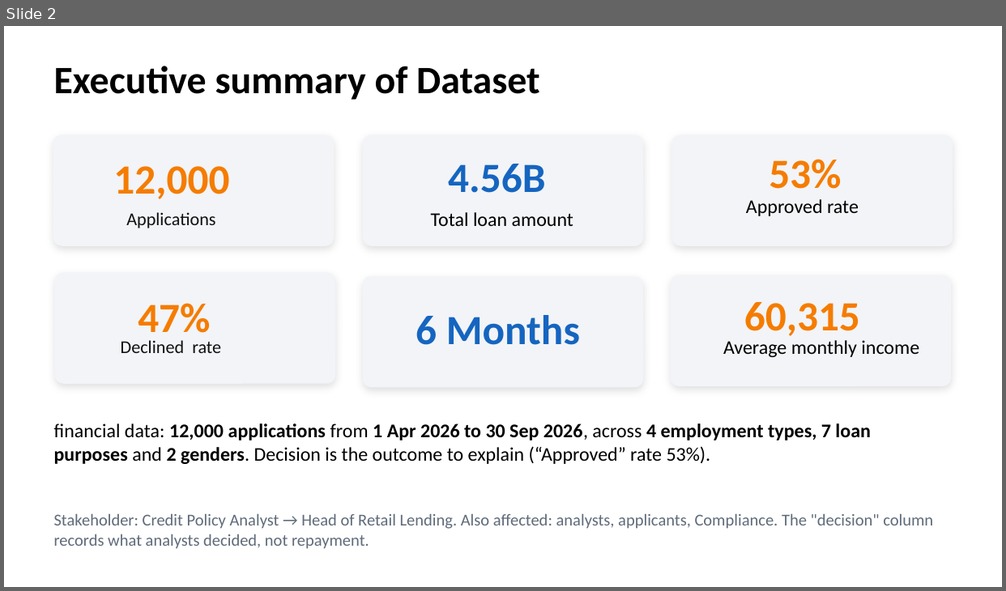
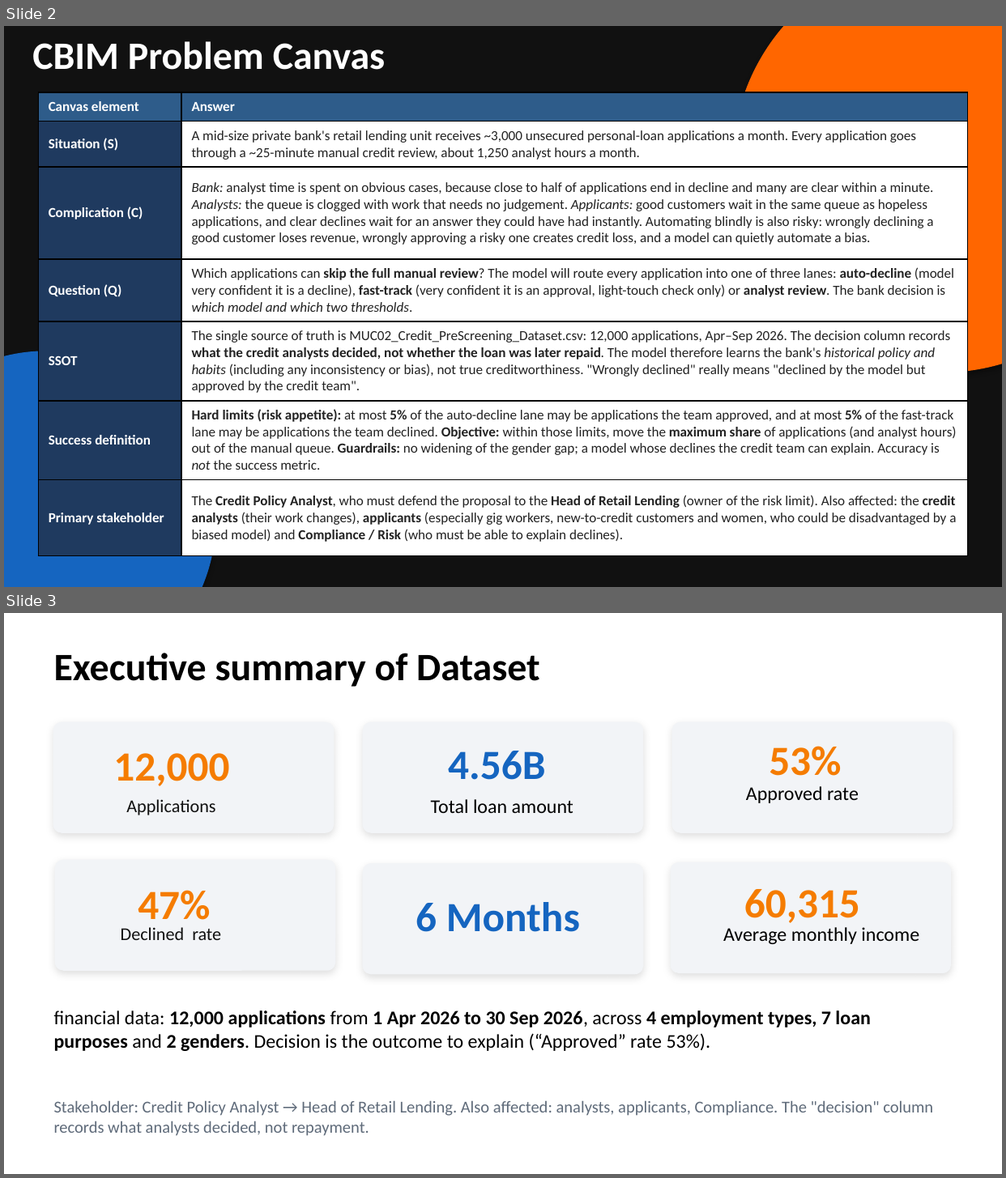
Before and after one commit to Vigneshbabu4/MUC02-Credit-Pre-Screening-Engine, a slide deck: Vigneshbabu_Credit_MUC02.pptx. Shown one above the other, each under a label of ours: slide 2 before the commit, slides 2 and 3 after it. The pictures are 1006x591 and 1006x1178 pixels, drawn with LibreOffice and Linux fonts; fonts in the diff are those of the drawing. Boxes give left, top, right and bottom in pixels: in the first picture for what was removed or moved away, otherwise in the second. Text is boxed around its words. In the diff, an @@ line names an element or a change of style, - is before the commit and + after.

```diff
--- a/Vigneshbabu_Credit_MUC02.pptx
+++ b/Vigneshbabu_Credit_MUC02.pptx
@@ slide 2 added at [4,26,1002,587], background #111111 @@
@@ text added at [32,41,386,70], 28 pt, text #FFFFFF, bold @@
+CBIM Problem Canvas
@@ ellipse added at [732,26,1002,373], fill #FF6600 @@
@@ table added at [38,93,967,554], 7 rows, 2 columns @@
+Canvas element | Answer
+Situation (S) | A mid-size private bank's retail lending unit receives ~3,000 unsecured personal-loan applications a month. Every application goes through a ~25-minute manual credit review, about 1,250 analyst hours a month.
+Complication (C) | Bank: analyst time is spent on obvious cases, because close to half of applications end in decline and many are clear within a minute. Analysts: the queue is clogged with work that needs no judgement. Applicants: good customers wait in the same queue as hopeless applications, and clear declines wait for an answer they could have had instantly. Automating blindly is also risky: wrongly declining a good customer loses revenue, wrongly approving a risky one creates credit loss, and a model can quietly automate a bias.
+Question (Q) | Which applications can skip the full manual review? The model will route every application into one of three lanes: auto-decline (model very confident it is a decline), fast-track (very confident it is an approval, light-touch check only) or analyst review. The bank decision is which model and which two thresholds.
+SSOT | The single source of truth is MUC02_Credit_PreScreening_Dataset.csv: 12,000 applications, Apr–Sep 2026. The decision column records what the credit analysts decided, not whether the loan was later repaid. The model therefore learns the bank's historical policy and habits (including any inconsistency or bias), not true creditworthiness. "Wrongly declined" really means "declined by the model but approved by the credit team".
+Success definition | Hard limits (risk appetite): at most 5% of the auto-decline lane may be applications the team approved, and at most 5% of the fast-track lane may be applications the team declined. Objective: within those limits, move the maximum share of applications (and analyst hours) out of the manual queue. Guardrails: no widening of the gender gap; a model whose declines the credit team can explain. Accuracy is not the success metric.
+Primary stakeholder | The Credit Policy Analyst, who must defend the proposal to the Head of Retail Lending (owner of the risk limit). Also affected: the credit analysts (their work changes), applicants (especially gig workers, new-to-credit customers and women, who could be disadvantaged by a biased model) and Compliance / Risk (who must be able to explain declines).
@@ ellipse added at [4,352,215,587], fill #1565C0 @@
@@ what was slide 2 is now slide 3 @@
```
Also in this commit, not shown: 7 slides changed.
